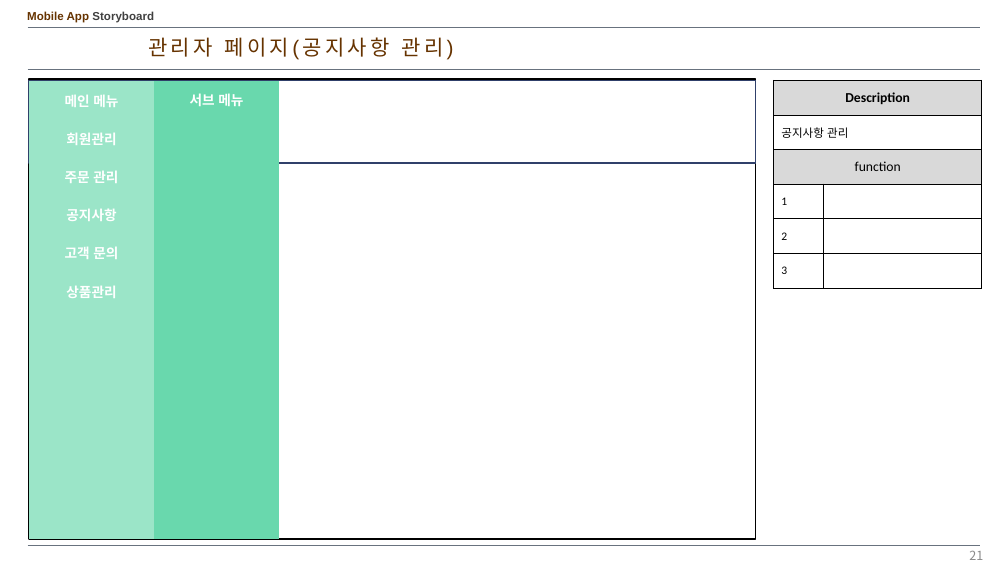
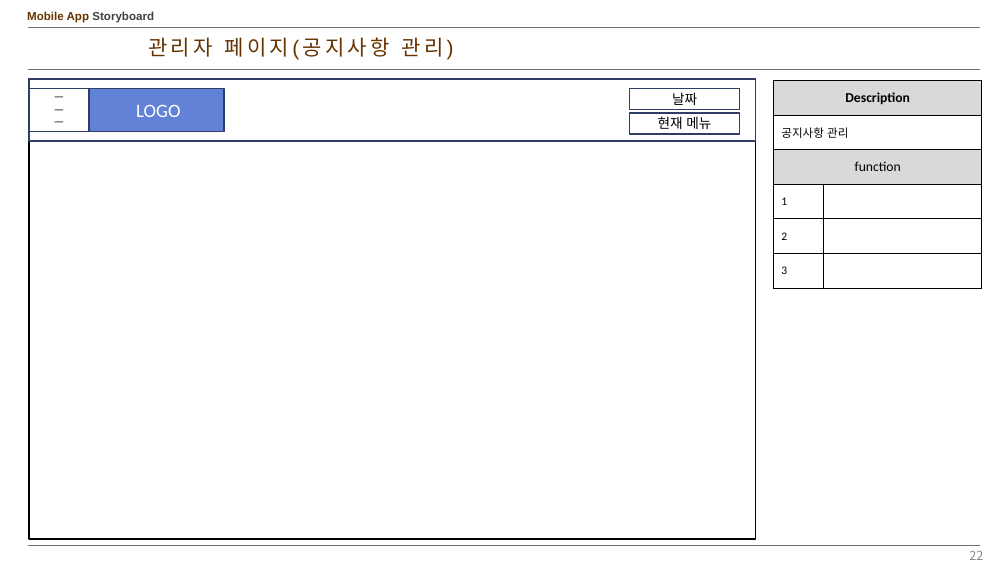
Before and after one commit to kangheechoul/document, a slide deck: slide 22 of 프레젠테이션 1.pptx (slide 21 before the commit). Drawn at 1008x567 pixels with LibreOffice and Linux fonts; fonts in the diff are those of the drawing. Boxes give left, top, right and bottom in pixels: in the first picture for what was removed or moved away, otherwise in the second. Text is boxed around its words. In the diff, an @@ line names an element or a change of style, - is before the commit and + after.

Commit message:
0606 회원관리 수정

```diff
--- a/프레젠테이션 1.pptx
+++ b/프레젠테이션 1.pptx
@@ rectangle resized from (x1=29, y1=80, x2=755, y2=163) to (x1=29, y1=79, x2=755, y2=141) @@
@@ rectangle at (x1=29, y1=79, x2=755, y2=141): outline #30416A 1.5 pt to #2E3E67 1.5 pt @@
@@ table removed at (x1=29, y1=81, x2=154, y2=539), 12 rows, 2 columns @@
-메인 메뉴 | 
-회원관리 | 
-주문 관리 | 
-공지사항 | 
-고객 문의 | 
-상품관리 | 
- | 
- | 
- | 
- | 
- | 
- | 
@@ rectangle added at (x1=29, y1=88, x2=88, y2=132), fill #FFFFFF, outline #2E3E67 1.5 pt, 10 pt, text #000000 @@
+ㅡ
+ㅡ
+ㅡ
@@ rectangle added at (x1=89, y1=88, x2=224, y2=132), fill #6182D6, outline #2E3E67 1.5 pt, 18 pt, text #FFFFFF @@
+LOGO
@@ table removed at (x1=154, y1=81, x2=279, y2=539), 12 rows, 2 columns @@
-서브 메뉴 | 
- | 
- | 
- | 
- | 
- | 
- | 
- | 
- | 
- | 
- | 
- | 
@@ rectangle added at (x1=630, y1=88, x2=740, y2=110), fill #FFFFFF, outline #2E3E67 1.5 pt, 13 pt, text #000000 @@
+날짜
@@ rectangle added at (x1=630, y1=113, x2=740, y2=134), fill #FFFFFF, outline #2E3E67 1.5 pt, 13 pt, text #000000 @@
+현재 메뉴
@@ page number at (x1=969, y1=551, x2=983, y2=560): text changed @@
-21
+22
```
Also in this commit, not shown: 4 other slides changed, 3 slides added, 1 slide removed.
